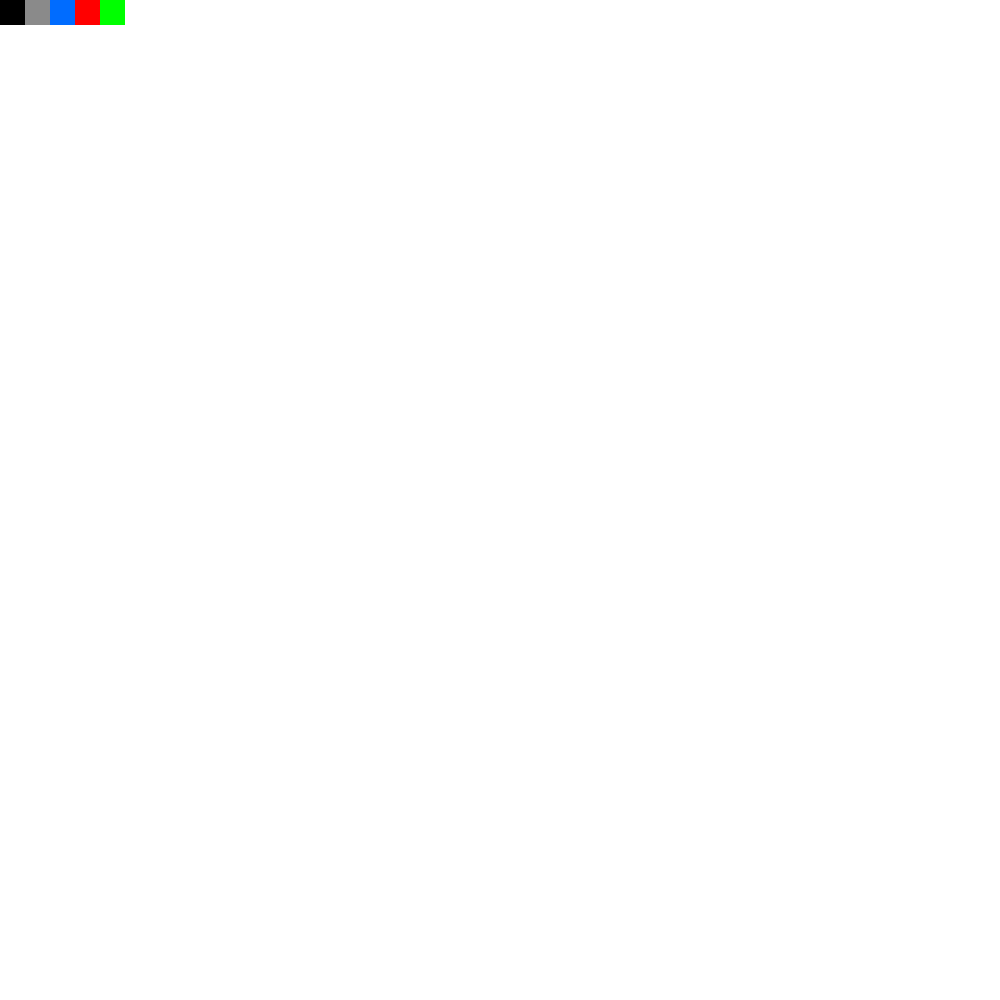
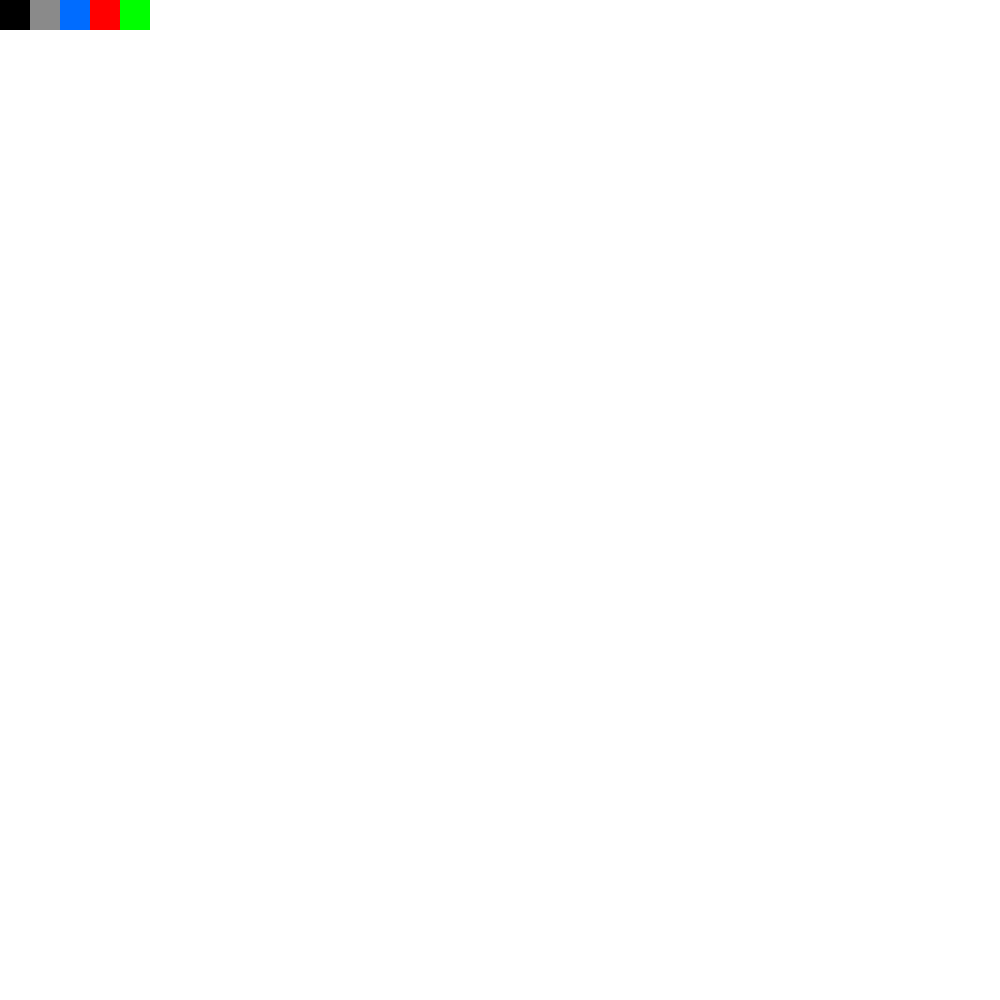
Two versions of the same layered image (1000x1000). Layer-by-layer changes:
painted on "Background" over [0,0,150,30]
